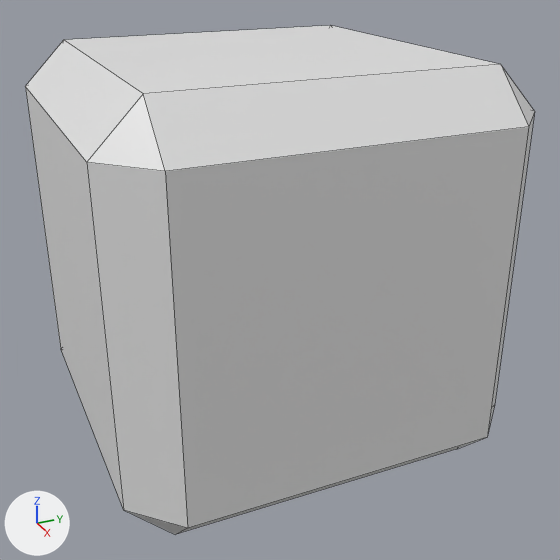
Before and after pictures for a commit that changed the FBX model Assets/Props/BevelledBox.fbx.
One viewpoint serves both versions: a camera (50 mm lens) standing at (3.49, -1.47, 1.54) and looking at (0.1, 0.05, -0.16). Lighting does not change. The marker at lower left points along +X, +Y and +Z. Mesh edges are drawn as thin lines.
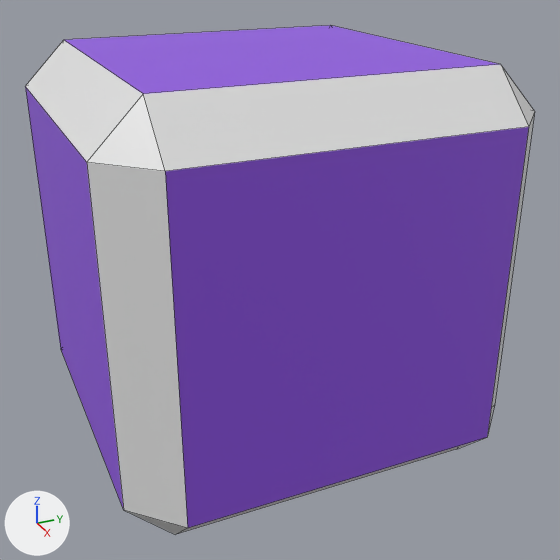
Changed parts and their boxes (x1, y1, x2, y2) in the pictures (560 x 560 px):
part 1 of me_cube, recoloured (white to purple)
    both: (65, 25, 529, 528)
part 2 of me_cube, recoloured (white to purple)
    both: (25, 86, 124, 510)

The change, as a diff of the scene's bpy script:
```diff
--- a/Assets/Props/BevelledBox.fbx.py
+++ b/Assets/Props/BevelledBox.fbx.py
@@ mat_sides @@
+mat_sides = principled_material('Sides')
+mat_sides.base_color = (0.29, 0.0925, 0.8)  # purple #9356e7
@@ me_cube @@
 me_cube.from_pydata(...)  # 24 vertices, 26 faces; spans x -1.0..1.0, y -1.0..1.0, z -1.0..1.0
 # used by ob_cube; location = (0.0, 0.0, 0.0)
+# me_cube part 1: 3 of the faces centred in x 0.0..1.0, y 0.0..1.0, z 0.0..1.0 switch from mat_material (white #e7e7e7) to mat_sides (purple #9356e7)
+# me_cube part 2: 1 of the faces centred in x 0.0, y -1.0, z 0.0 switch from mat_material (white #e7e7e7) to mat_sides (purple #9356e7)
```
